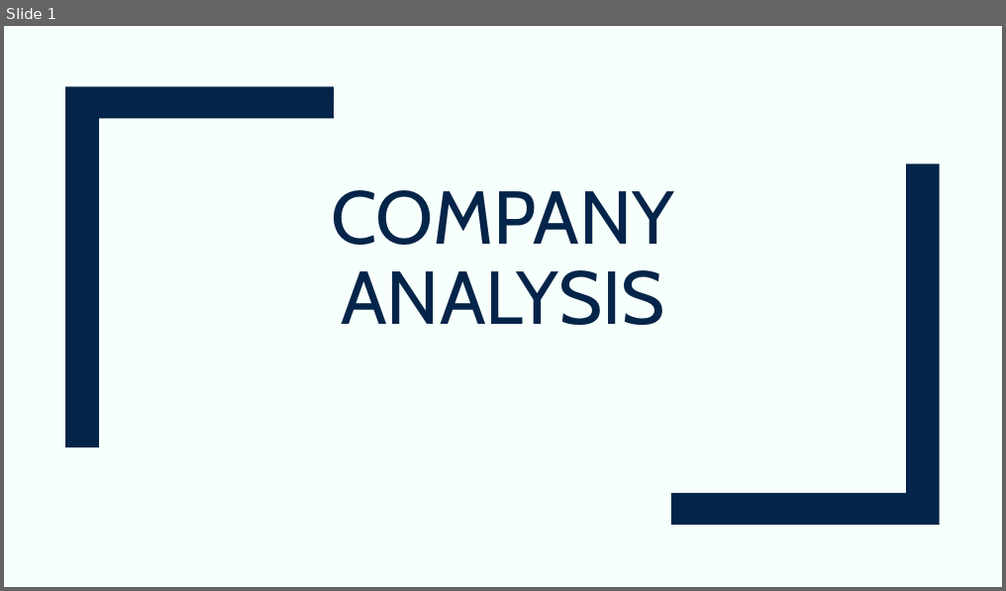
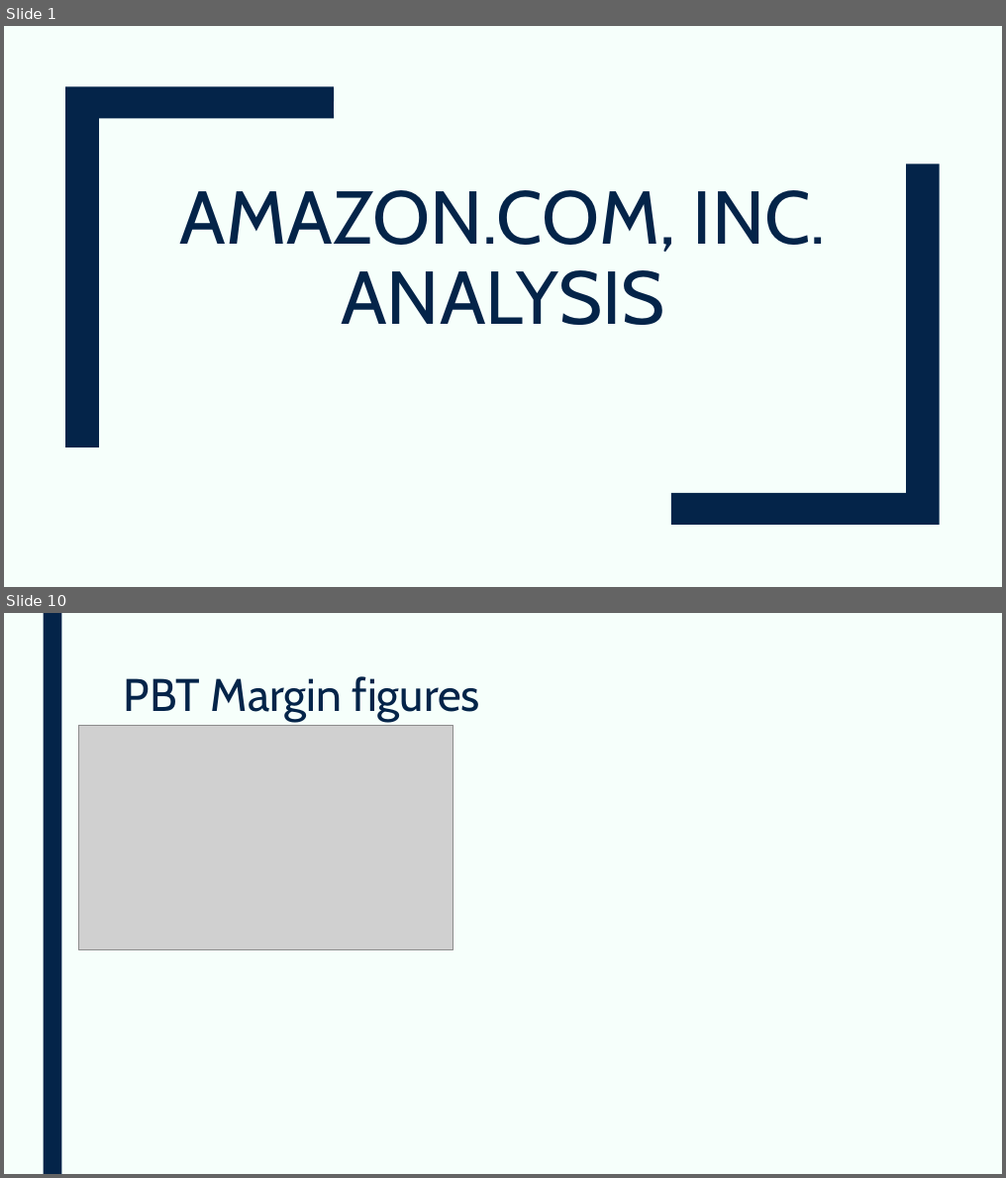
Before and after one commit to devangovind/AMUCLDISS, a slide deck: fastapi-backend/app/pres/output.pptx. Shown one above the other, each under a label of ours: slide 1 before the commit, slides 1 and 10 after it; the slides between them are not shown. The pictures are 1006x591 and 1006x1178 pixels, drawn with LibreOffice and Linux fonts; fonts in the diff are those of the drawing; grey boxes stand for pictures. Boxes give left, top, right and bottom in pixels: in the first picture for what was removed or moved away, otherwise in the second. Text is boxed around its words. In the diff, an @@ line names an element or a change of style, - is before the commit and + after.

```diff
--- a/fastapi-backend/app/pres/output.pptx
+++ b/fastapi-backend/app/pres/output.pptx
@@ slide 10 added at (4,613,1002,1174), background #F6FFFB @@
@@ rectangle added at (43,613,61,1174), fill #042449 @@
@@ title added at (124,676,480,722), 44 pt, text #042449 @@
+PBT Margin figures
@@ picture added at (79,725,453,950) @@
@@ slide 1 changed as well @@
@@ title at (180,190,826,325): text changed @@
-COMPANY ANALYSIS
+AMAZON.COM, INC. ANALYSIS
```
Also in this commit, not shown: 1 other slide changed, 8 other slides added, 8 other files.
